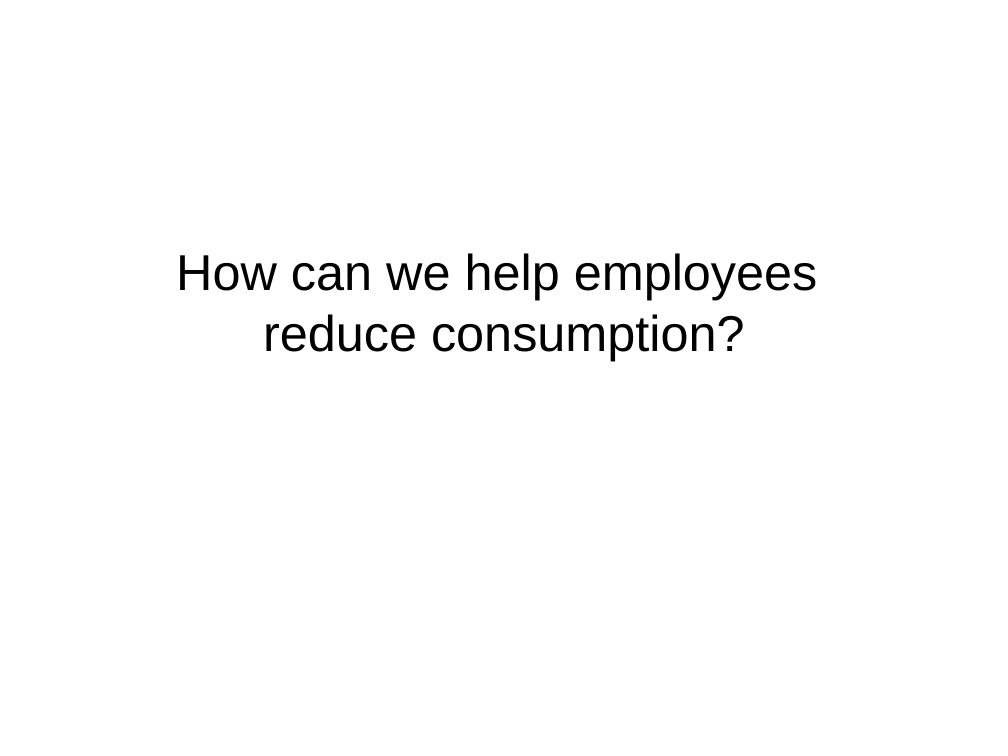
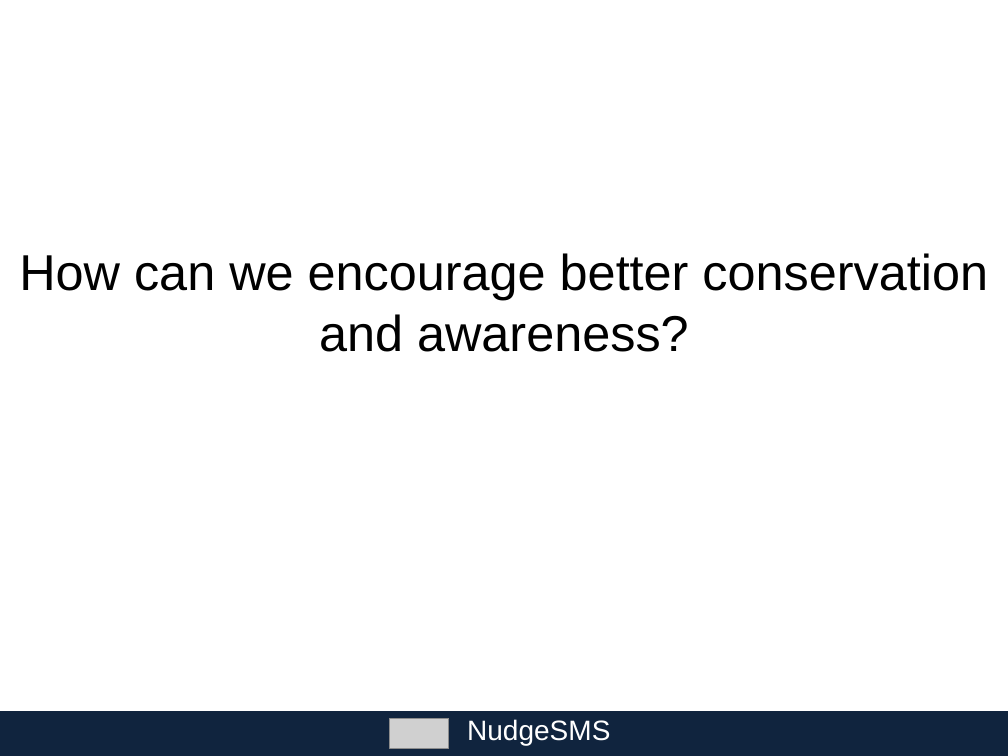
Before and after one commit to alan707/nudgesms, a slide deck: slide 3 of presentation_files/DemoPresentation.pptx. Drawn at 1008x756 pixels with LibreOffice and Linux fonts; fonts in the diff are those of the drawing; grey boxes stand for pictures; background and template pictures are left out. Boxes give left, top, right and bottom in pixels: in the first picture for what was removed or moved away, otherwise in the second. Text is boxed around its words. In the diff, an @@ line names an element or a change of style, - is before the commit and + after.

```diff
--- a/presentation_files/DemoPresentation.pptx
+++ b/presentation_files/DemoPresentation.pptx
@@ text at (x1=19, y1=253, x2=988, y2=352): text changed @@
-How can we help employees
-reduce consumption?
+How can we encourage better conservation and awareness?
@@ rectangle added at (x1=0, y1=712, x2=1008, y2=756), fill #0F243E @@
@@ picture added at (x1=389, y1=718, x2=449, y2=748) @@
@@ text added at (x1=467, y1=719, x2=610, y2=745), 20 pt, text #FFFFFF @@
+NudgeSMS
```
Also in this commit, not shown: 4 other slides changed, 4 slides added, 1 slide removed, 7 other files.
